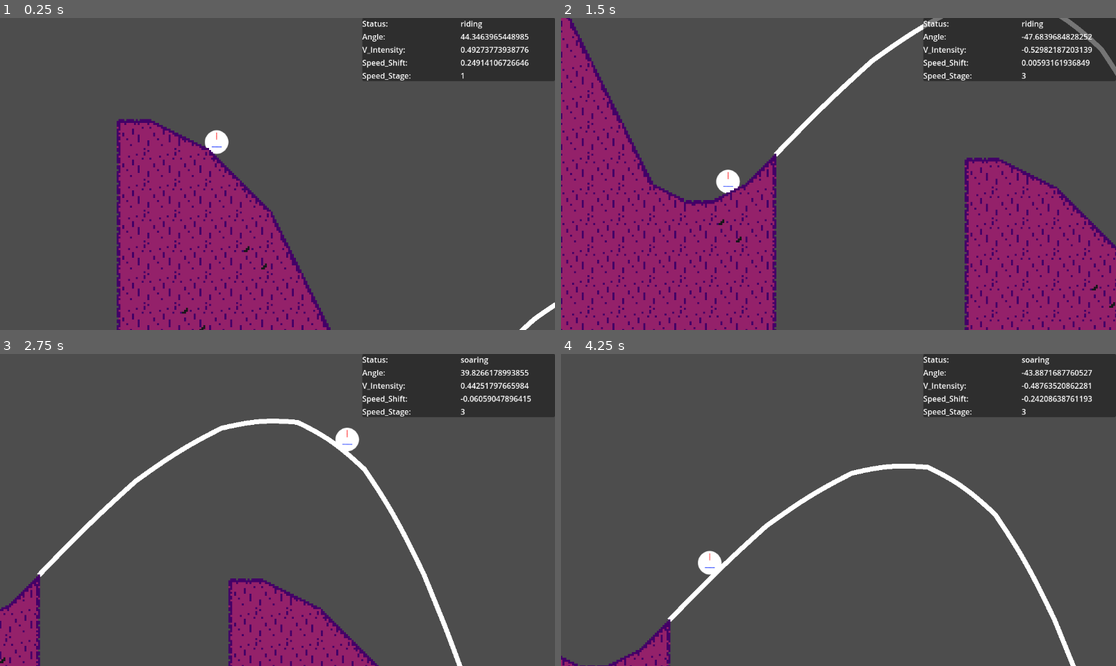
Above: before the commit, frames 1-4 (two rows, left to right).
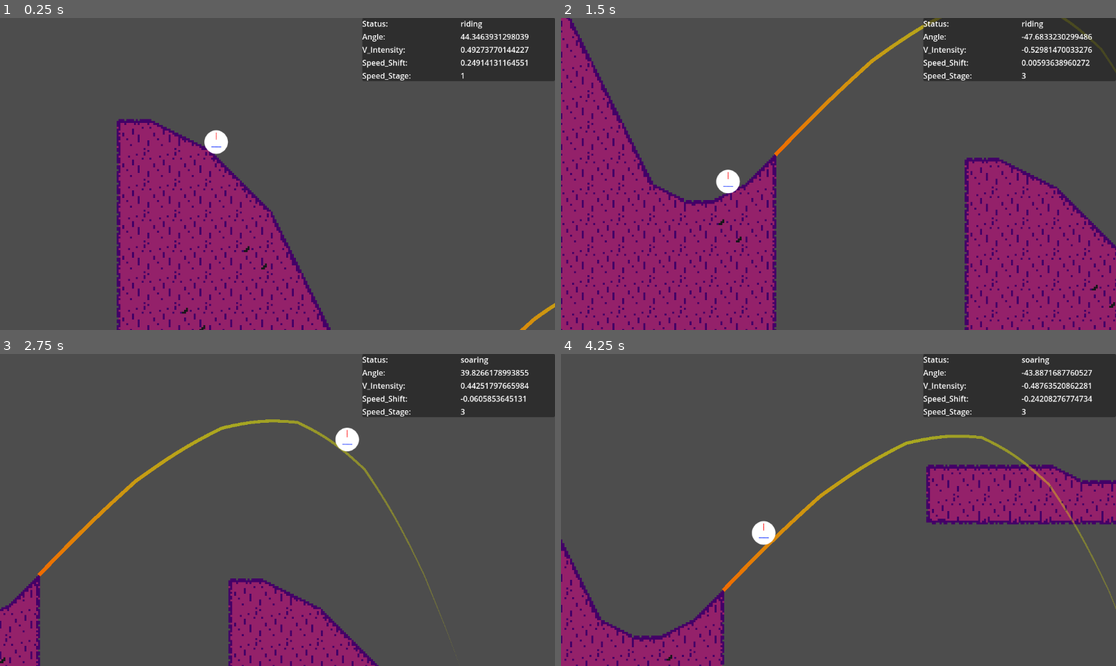
Above: after the commit, the same moments.

Repository: LettucePie/gwj-62-harvest
Game: Godot game, scene res://testing/test_zone.tscn
The game is run twice, just before and just after one commit, with the same random seed, the same clock (stepped at 60 frames per second) and the same inputs.
Inputs:
- Up to frame 1 (0.25 s): no input
- Up to frame 2 (1.5 s): hold Up (ui_up) 0.53-1.28 s; hold Down (ui_down) from 1.28 s (still down)
- Up to frame 3 (2.75 s): release Down (ui_down) at 2.03 s; hold Up (ui_up) from 2.03 s (still down)
- Up to frame 4 (4.25 s): release Up (ui_up) at 3.53 s; hold Down (ui_down) from 3.53 s (still down)

The runs differ from the first frame. In frame 1, 0.4% of the frame differs, in the area x 36-100%, y 5-100%; in frame 2, 1.1%; in frame 3, 1.9%; in frame 4, 13%, in the area x 0-100%, y 13-100%.

Commit message:
Adjusted launch visual Added Flat platform

Diff:
--- a/art/sprites/terrain_tileset.tres
+++ b/art/sprites/terrain_tileset.tres
@@ -43,6 +43,9 @@
 5:5/0 = 0
 0:6/0 = 0
 1:6/0 = 0
+2:6/0 = 0
+3:6/0 = 0
+4:6/0 = 0
 
 [resource]
 sources/0 = SubResource("TileSetAtlasSource_elbuq")
--- a/gameplay/launch.tscn
+++ b/gameplay/launch.tscn
@@ -1,12 +1,24 @@
-[gd_scene load_steps=3 format=3 uid="uid://cgb8yhwq50oet"]
+[gd_scene load_steps=5 format=3 uid="uid://cgb8yhwq50oet"]
 
 [ext_resource type="Script" path="res://levels/launch.gd" id="1_dokuq"]
 
 [sub_resource type="Curve2D" id="Curve2D_wcuk1"]
 bake_interval = 10.0
 
+[sub_resource type="Curve" id="Curve_k56gc"]
+_data = [Vector2(0, 1), 0.0, -0.291667, 0, 0, Vector2(0.37013, 0), -5.41333, 0.0, 0, 0]
+point_count = 2
+
+[sub_resource type="Gradient" id="Gradient_dgq6y"]
+offsets = PackedFloat32Array(0, 0.14717, 0.426415)
+colors = PackedColorArray(0.942075, 0.420518, 0, 1, 0.929412, 0.929412, 0, 0.568627, 0.929412, 0.929412, 0, 0)
+
 [node name="launch" type="Path2D"]
 curve = SubResource("Curve2D_wcuk1")
 script = ExtResource("1_dokuq")
 
 [node name="preview" type="Line2D" parent="."]
+z_index = 1
+width = 8.0
+width_curve = SubResource("Curve_k56gc")
+gradient = SubResource("Gradient_dgq6y")
--- a/gameplay/player_visual.tscn
+++ b/gameplay/player_visual.tscn
@@ -7,4 +7,5 @@
 script = ExtResource("1_pqn52")
 
 [node name="Sprite2D" type="Sprite2D" parent="."]
+z_index = 2
 texture = ExtResource("1_cslv3")
--- /dev/null
+++ b/levels/ramps/flat_1.tscn
@@ -0,0 +1,28 @@
+[gd_scene load_steps=5 format=3 uid="uid://cqui13q2cjxlx"]
+
+[ext_resource type="Script" path="res://levels/ramps/ramp_path.gd" id="1_cyi17"]
+[ext_resource type="TileSet" uid="uid://c5ca7io8la6el" path="res://art/sprites/terrain_tileset.tres" id="2_r276q"]
+
+[sub_resource type="Curve2D" id="Curve2D_0hctn"]
+bake_interval = 10.0
+_data = {
+"points": PackedVector2Array(0, 0, 0, 0, 0, 0, 0, 0, 0, 0, 264, 0, 0, 0, 0, 0, 322, 36, 0, 0, 0, 0, 640, 33, 0, 0, 0, 0, 670, 1, 0, 0, 0, 0, 757, 1, 0, 0, 0, 0, 768, -2)
+}
+point_count = 7
+
+[sub_resource type="RectangleShape2D" id="RectangleShape2D_mqpnj"]
+
+[node name="flat_1" type="Path2D"]
+curve = SubResource("Curve2D_0hctn")
+script = ExtResource("1_cyi17")
+
+[node name="area" type="Area2D" parent="." groups=["ramp"]]
+
+[node name="box" type="CollisionShape2D" parent="area"]
+shape = SubResource("RectangleShape2D_mqpnj")
+
+[node name="TileMap" type="TileMap" parent="."]
+scale = Vector2(4, 4)
+tile_set = ExtResource("2_r276q")
+format = 2
+layer_0/tile_data = PackedInt32Array(0, 131072, 0, 1, 0, 0, 2, 0, 0, 3, 0, 0, 4, 131072, 1, 5, 196608, 0, 6, 196608, 0, 7, 196608, 0, 8, 196608, 0, 9, 196608, 0, 10, 196608, 5, 11, 65536, 0, 65536, 196608, 6, 65537, 262144, 6, 65538, 262144, 6, 65539, 262144, 6, 65540, 262144, 6, 65541, 262144, 6, 65542, 262144, 6, 65543, 262144, 6, 65544, 262144, 6, 65545, 262144, 6, 65546, 262144, 6, 65547, 131072, 6)
--- a/levels/ramps/ramp_1.tscn
+++ b/levels/ramps/ramp_1.tscn
@@ -3,7 +3,8 @@
 [ext_resource type="Script" path="res://levels/ramps/ramp_path.gd" id="1_ogyrb"]
 [ext_resource type="TileSet" uid="uid://c5ca7io8la6el" path="res://art/sprites/terrain_tileset.tres" id="2_cd05g"]
 
-[sub_resource type="Curve2D" id="Curve2D_me21n"]
+[sub_resource type="Curve2D" id="Curve2D_151fj"]
+bake_interval = 10.0
 _data = {
 "points": PackedVector2Array(0, 0, 0, 0, 10, 4, 0, 0, 0, 0, 68, 5, 0, 0, 0, 0, 186, 64, 0, 0, 0, 0, 319, 194, 0, 0, 0, 0, 510, 576, 0, 0, 0, 0, 579, 613, 0, 0, 0, 0, 640, 613, 0, 0, 0, 0, 705, 581, 0, 0, 0, 0, 766, 514)
 }
@@ -12,7 +13,7 @@
 [sub_resource type="RectangleShape2D" id="RectangleShape2D_mqpnj"]
 
 [node name="ramp_1" type="Path2D"]
-curve = SubResource("Curve2D_me21n")
+curve = SubResource("Curve2D_151fj")
 script = ExtResource("1_ogyrb")
 
 [node name="area" type="Area2D" parent="." groups=["ramp"]]
@@ -24,4 +25,4 @@
 scale = Vector2(4, 4)
 tile_set = ExtResource("2_cd05g")
 format = 2
-layer_0/tile_data = PackedInt32Array(0, 131072, 0, 1, 131072 …(363 unchanged characters)…  1179659, 0, 6, 1245195, 0, 6, 1310731, 0, 6, 65536, 65536, 6, 131072, 65536, 6, 196608, 65536, 6, 262144, 65536, 6, 327680, 65536, 6, 393216, 65536, 6, 458752, 65536, 6, 524288, 65536, 6, 589824, 65536, 6, 655360, 65536, 6, 720896, 65536, 6, 786432, 65536, 6, 851968, 65536, 6, 917504, 65536, 6, 983040, 65536, 6, 1048576, 65536, 6, 1114112, 0, 1, 1179648, 0, 1, 1245184, 65536, 6, 1310720, 65536, 6, 1310721, 0, 1, 1310722, 0, 1, 1310723, 0, 1, 1310724, 0, 1, 1310725, 0, 1, 1310726, 0, 1, 1310727, 0, 1, 1310728, 0, 1, 1310729, 0, 1, 1310730, 0, 1, 65538, 0, 1, 131074, 0, 1, 196610, 0,  …(2011 unchanged characters)…
+layer_0/tile_data = PackedInt32Array(0, 131072, 0, 1, 131072 …(363 unchanged characters)…  1179659, 0, 6, 1245195, 0, 6, 1310731, 131072, 6, 65536, 65536, 6, 131072, 65536, 6, 196608, 65536, 6, 262144, 65536, 6, 327680, 65536, 6, 393216, 65536, 6, 458752, 65536, 6, 524288, 65536, 6, 589824, 65536, 6, 655360, 65536, 6, 720896, 65536, 6, 786432, 65536, 6, 851968, 65536, 6, 917504, 65536, 6, 983040, 65536, 6, 1048576, 65536, 6, 1114112, 65536, 6, 1179648, 65536, 6, 1245184, 65536, 6, 1310720, 196608, 6, 1310721, 262144, 6, 1310722, 262144, 6, 1310723, 262144, 6, 1310724, 262144, 6, 1310725, 262144, 6, 1310726, 262144, 6, 1310727, 262144, 6, 1310728, 262144, 6, 1310729, 262144, 6, 1310730, 262144, 6, 65538, 0, 1, 131074, 0, 1, 196610, 0,  …(2011 unchanged characters)…
--- a/levels/stage_path.tscn
+++ b/levels/stage_path.tscn
@@ -1,10 +1,11 @@
-[gd_scene load_steps=6 format=3 uid="uid://b70d2vbt525p5"]
+[gd_scene load_steps=7 format=3 uid="uid://b70d2vbt525p5"]
 
 [ext_resource type="PackedScene" uid="uid://bqli0ogr3o2of" path="res://gameplay/player_follow.tscn" id="1_3fmwe"]
 [ext_resource type="PackedScene" uid="uid://cgb8yhwq50oet" path="res://gameplay/launch.tscn" id="4_lwpcm"]
 [ext_resource type="PackedScene" uid="uid://bqrdpqwrcgx5q" path="res://gameplay/player_visual.tscn" id="5_5a4uy"]
 [ext_resource type="PackedScene" uid="uid://dxbr26n21x5nr" path="res://gameplay/camera_2d.tscn" id="5_d0krt"]
 [ext_resource type="PackedScene" uid="uid://dtnu5mriwwpo3" path="res://levels/ramps/ramp_1.tscn" id="5_iean6"]
+[ext_resource type="PackedScene" uid="uid://cqui13q2cjxlx" path="res://levels/ramps/flat_1.tscn" id="6_0brsp"]
 
 [node name="stage_path" type="Node2D"]
 
@@ -23,5 +24,8 @@
 [node name="ramp_2" parent="." instance=ExtResource("5_iean6")]
 position = Vector2(1111, 598)
 
+[node name="flat_1" parent="." instance=ExtResource("6_0brsp")]
+position = Vector2(2298, 851)
+
 [connection signal="launch_curve" from="player_follow" to="launch" method="_on_player_follow_launch_curve"]
 [connection signal="parent_launch" from="player_follow" to="launch" method="_on_player_follow_parent_launch"]
Binary file changed: art/sprites/terrain_tiles.aseprite
Binary file changed: art/sprites/terrain_tiles_packed-2.png
